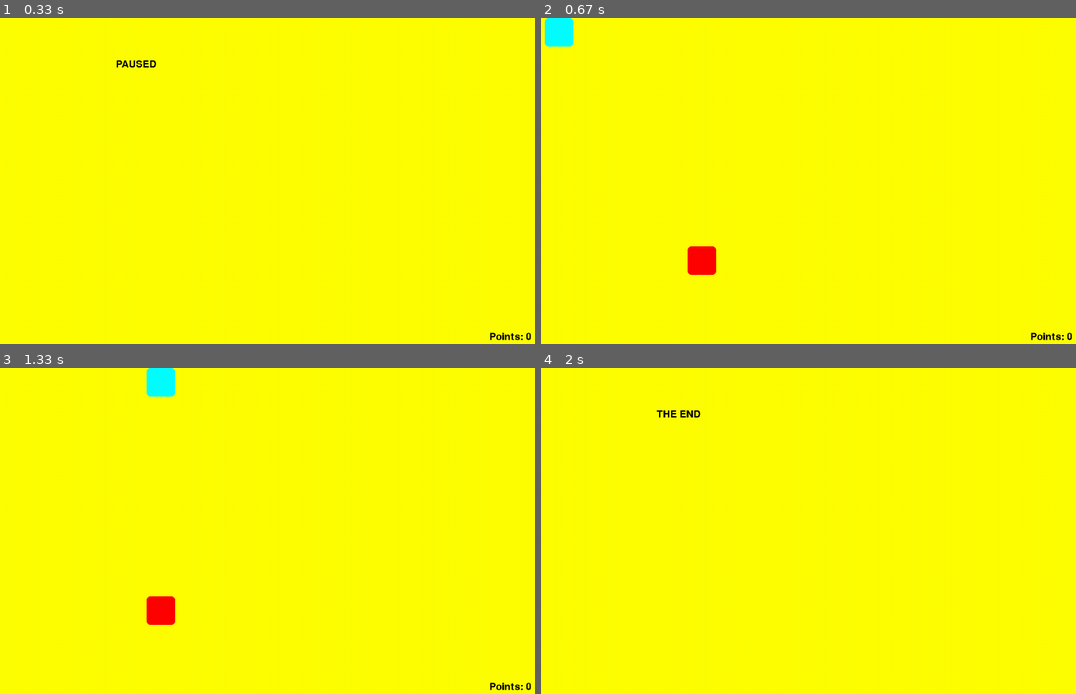
Above: before the commit, frames 1-4 (two rows, left to right).
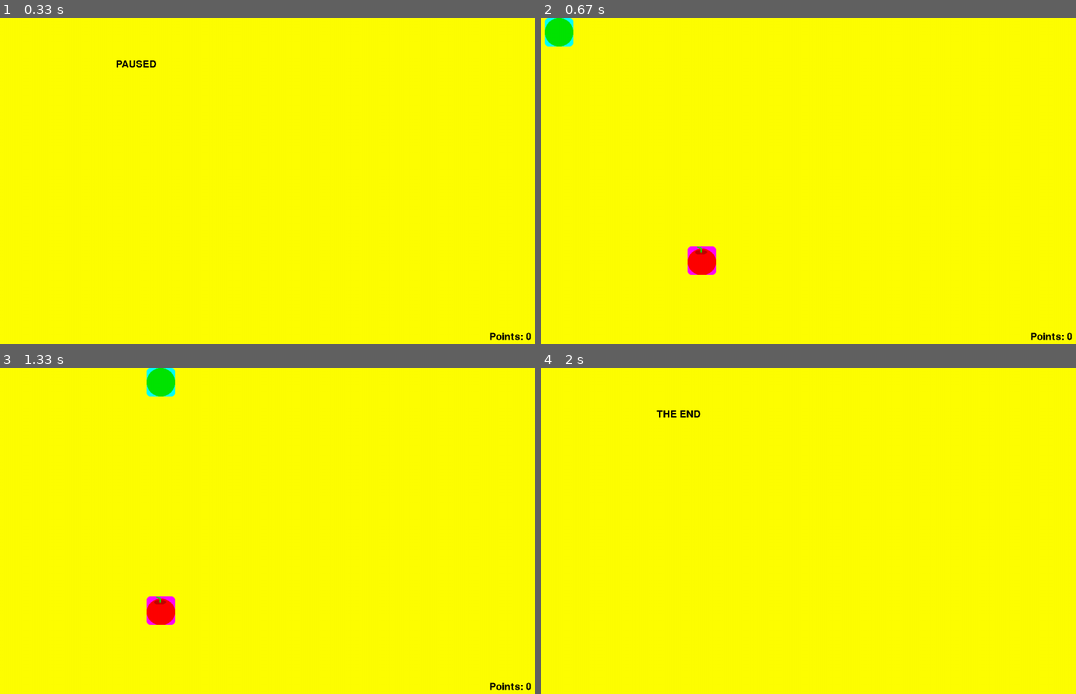
Above: after the commit, the same moments.

Repository: VoiciehBy/River-Snake
Game: pygame game, started from src/main.py
Two runs of this game, one before a commit and one after it. Both use one fixed random seed, a clock stepped at 60 frames per second and the inputs below.
Inputs:
- Up to frame 1 (0.33 s): no input
- Up to frame 2 (0.67 s): tap Enter at 0.33 s
- Up to frame 3 (1.33 s): tap Space at 0.67 s
- Up to frame 4 (2 s): hold Up from 1.6 s (still down)

Frame 1 is identical in both runs. In frame 2, 0.5% of the frame differs, in the area x 0-33%, y 0-79%; in frame 3, 0.5%; in frame 4, nothing differs.

Commit message:
Graphics Update...

Diff:
--- a/src/Cell.py
+++ b/src/Cell.py
@@ -1,8 +1,9 @@
 from CellType import CellType
 from constants import side, screen, clearColor
-from pygame import Rect, Color
+from pygame import Rect, Color, image
 from VSprite import VSprite
 
+from constants import snake_cell_image, food_image
 
 class Cell:
     def __init__(self, x: int, y: int, cell_type: CellType):
@@ -11,33 +12,47 @@
         self.x = x
         self.y = y
         self.cell_type = cell_type
-        if self.cell_type == CellType.SNAKE:
+        if self.cell_type == CellType.NONE:
+            self.color = clearColor
+        elif self.cell_type == CellType.SNAKE:
             self.color = Color("green")
         elif self.cell_type == CellType.SNAKE_HEAD:
             self.color = Color("cyan")
         elif self.cell_type == CellType.FOOD:
-            self.color = Color("red")
-        else:
-            self.color = clearColor
+            self.color = Color("magenta")
+
         self.rect = Rect(side * self.x, side * self.y, side, side)
         self.cell_sprite = VSprite(self.color, self.rect, screen)
+        if self.cell_type == CellType.SNAKE:
+            self.cell_sprite.texture = snake_cell_image
+        elif self.cell_type == CellType.SNAKE_HEAD:
+            self.cell_sprite.texture = snake_cell_image
+        elif self.cell_type == CellType.FOOD:
+            self.cell_sprite.texture = food_image
+
 
     def update(self):
         self.rect = Rect(side * self.x, side * self.y, side, side)
         if self.cell_type == CellType.NONE:
             self.color = clearColor
-        if self.cell_type == CellType.SNAKE:
+        elif self.cell_type == CellType.SNAKE:
             self.color = Color("green")
+            self.cell_sprite.texture = snake_cell_image
         elif self.cell_type == CellType.SNAKE_HEAD:
             self.color = Color("cyan")
         elif self.cell_type == CellType.FOOD:
-            self.color = Color("red")
-        else:
-            self.color = clearColor
+            self.color = Color("magenta")
+            self.cell_sprite.texture = food_image
 
     def draw(self):
         self.update()
         self.cell_sprite = VSprite(self.color, self.rect, screen)
+        if self.cell_type == CellType.SNAKE:
+            self.cell_sprite.texture = snake_cell_image
+        elif self.cell_type == CellType.SNAKE_HEAD:
+            self.cell_sprite.texture = snake_cell_image
+        elif self.cell_type == CellType.FOOD:
+            self.cell_sprite.texture = food_image
         self.cell_sprite.draw()
 
     def set_type(self, cell_type: CellType):
--- a/src/Snake.py
+++ b/src/Snake.py
@@ -8,7 +8,7 @@
         self.head = head
         self.head.cell_type = CellType.SNAKE
         self.segments = list([])
-        self.segments.append(head)
+        self.segments.append(self.head)
         self.direction = Direction.RIGHT
 
     def update(self):
--- a/src/VSprite.py
+++ b/src/VSprite.py
@@ -1,6 +1,6 @@
-from constants import screen
+from constants import screen, clearColor
 from pygame import Color, Rect, Surface
-from draw import drawPygameRect
+from draw import drawPygameRect, drawImageOverRect
 
 
 class VSprite:
@@ -11,3 +11,4 @@
 
     def draw(self, surface=screen):
         drawPygameRect(surface, self.color, self.rect)
+        drawImageOverRect(surface,self.texture,self.rect)
--- a/src/constants.py
+++ b/src/constants.py
@@ -1,4 +1,4 @@
-from pygame import DOUBLEBUF, SRCALPHA, Color, Rect
+from pygame import DOUBLEBUF, SRCALPHA, Color, Rect, image
 from pygame.display import set_mode
 
 window_name = "River River Snake by VoiciehBy"
@@ -21,3 +21,6 @@
 
 points_counter_rect = Rect(window_width - 4 * d_font_size,
                            window_height - 2 * d_font_size, d_font_size, d_font_size)
+
+snake_cell_image = image.load("../img/snake_cell.png")
+food_image = image.load("../img/food.png")
Not shown, changed: README.md
Binary file added: img/food.png
Binary file added: img/snake_cell.png
